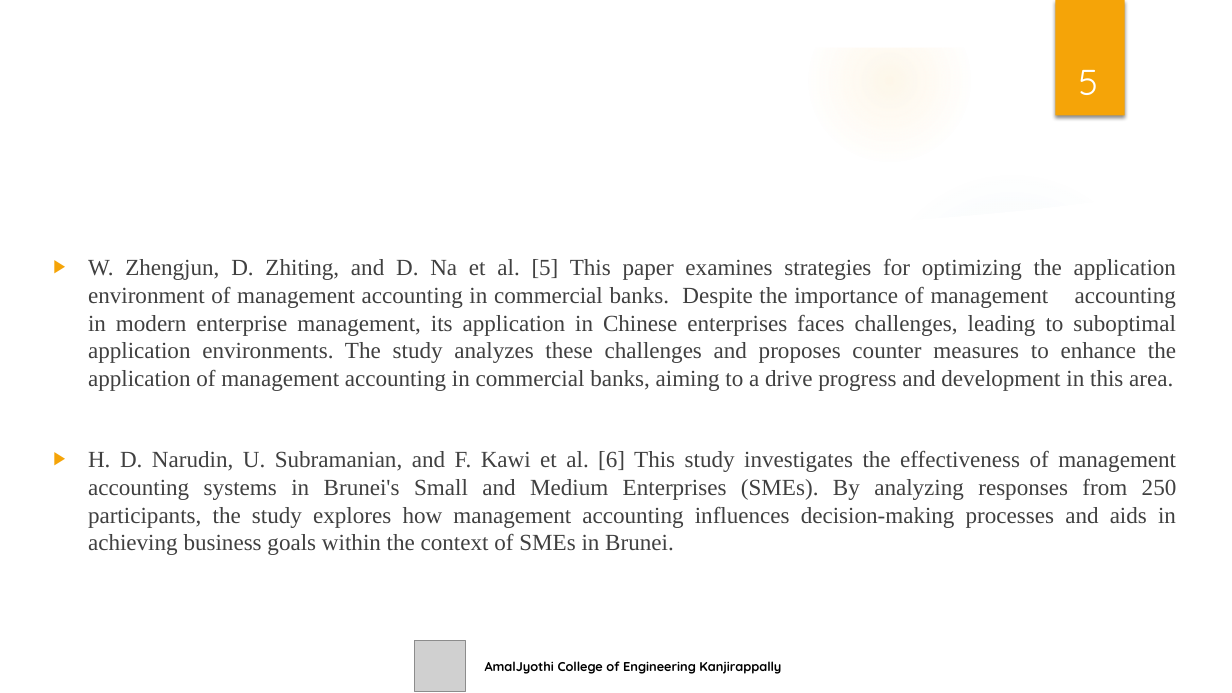
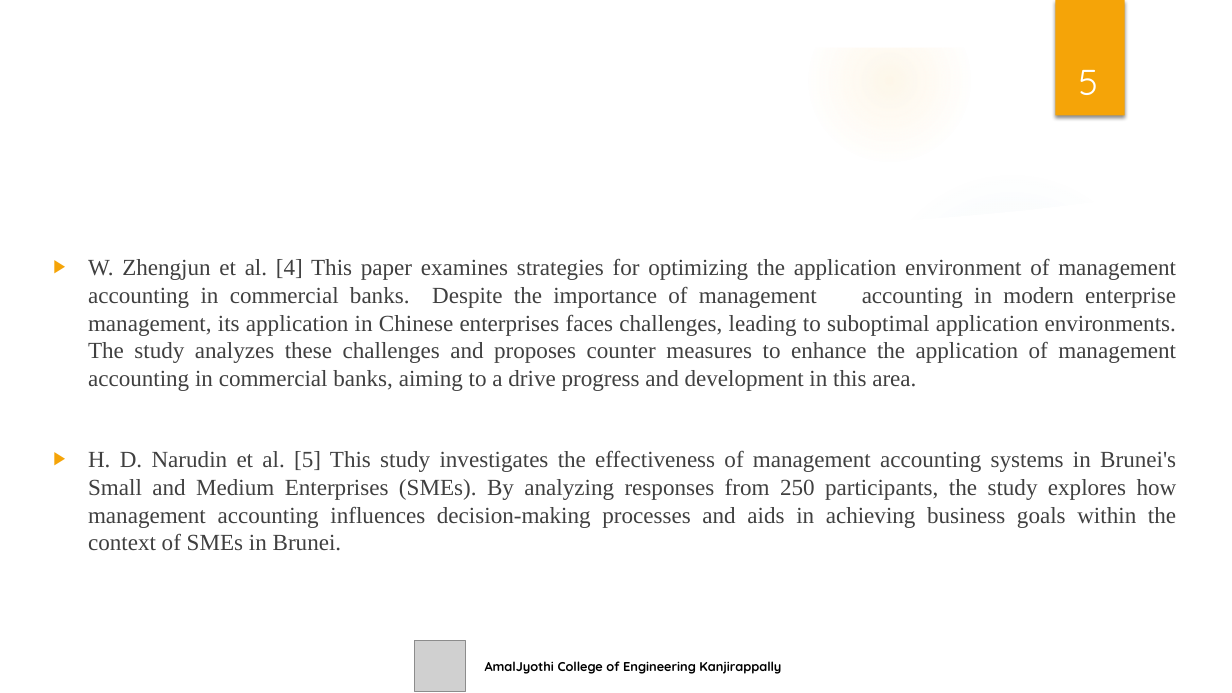
Before and after one commit to Abhinandks06/Multi_service_provider, a slide deck: slide 5 of multiserviceprovider/seminar/Seminar_Presentataion.pptx. Drawn at 1232x693 pixels with LibreOffice and Linux fonts; fonts in the diff are those of the drawing; grey boxes stand for pictures; background and template pictures are left out. Boxes give left, top, right and bottom in pixels: in the first picture for what was removed or moved away, otherwise in the second. Text is boxed around its words. In the diff, an @@ line names an element or a change of style, - is before the commit and + after.

```diff
--- a/multiserviceprovider/seminar/Seminar_Presentataion.pptx
+++ b/multiserviceprovider/seminar/Seminar_Presentataion.pptx
@@ text at [88,258,1177,551]: text changed @@
-▶ W. Zhengjun, D. Zhiting, and D. Na et al. [5] This paper examines strategies for optimizing the application environment of management accounting in commercial banks. Despite the importance of management accounting in modern enterprise management, its application in Chinese enterprises faces challenges, leading to suboptimal application environments. The study analyzes these challenges and proposes counter measures to enhance the application of management accounting in commercial banks, aiming to a drive progress and development in this area.
-▶ H. D. Narudin, U. Subramanian, and F. Kawi et al. [6] This study investigates the effectiveness of management accounting systems in Brunei's Small and Medium Enterprises (SMEs). By analyzing responses from 250 participants, the study explores how management accounting influences decision-making processes and aids in achieving business goals within the context of SMEs in Brunei.
+▶ W. Zhengjun et al. [4] This paper examines strategies for optimizing the application environment of management accounting in commercial banks. Despite the importance of management accounting in modern enterprise management, its application in Chinese enterprises faces challenges, leading to suboptimal application environments. The study analyzes these challenges and proposes counter measures to enhance the application of management accounting in commercial banks, aiming to a drive progress and development in this area.
+▶ H. D. Narudin et al. [5] This study investigates the effectiveness of management accounting systems in Brunei's Small and Medium Enterprises (SMEs). By analyzing responses from 250 participants, the study explores how management accounting influences decision-making processes and aids in achieving business goals within the context of SMEs in Brunei.
```
Also in this commit, not shown: 6 other slides changed, 8 other files.
